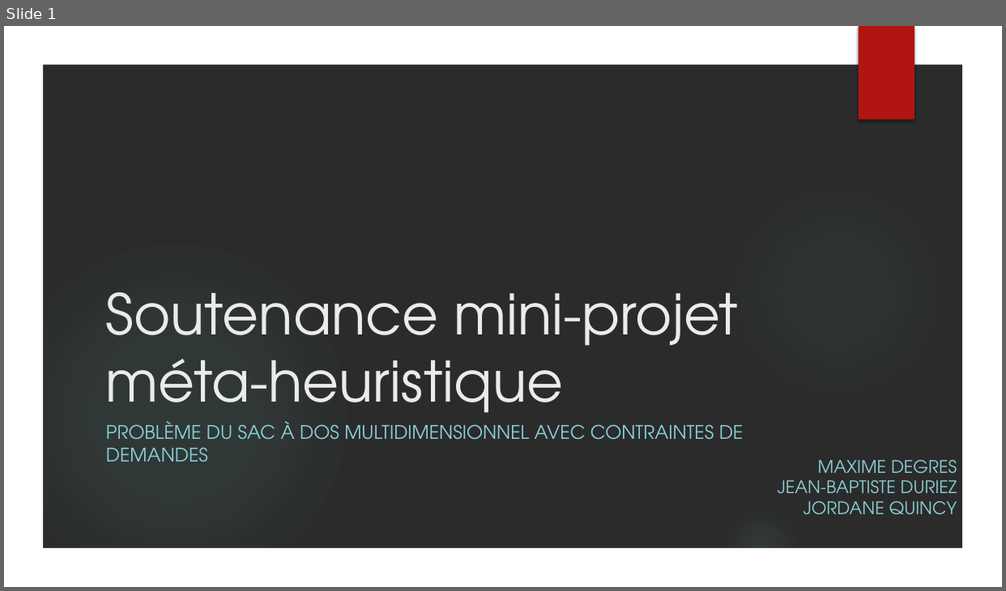
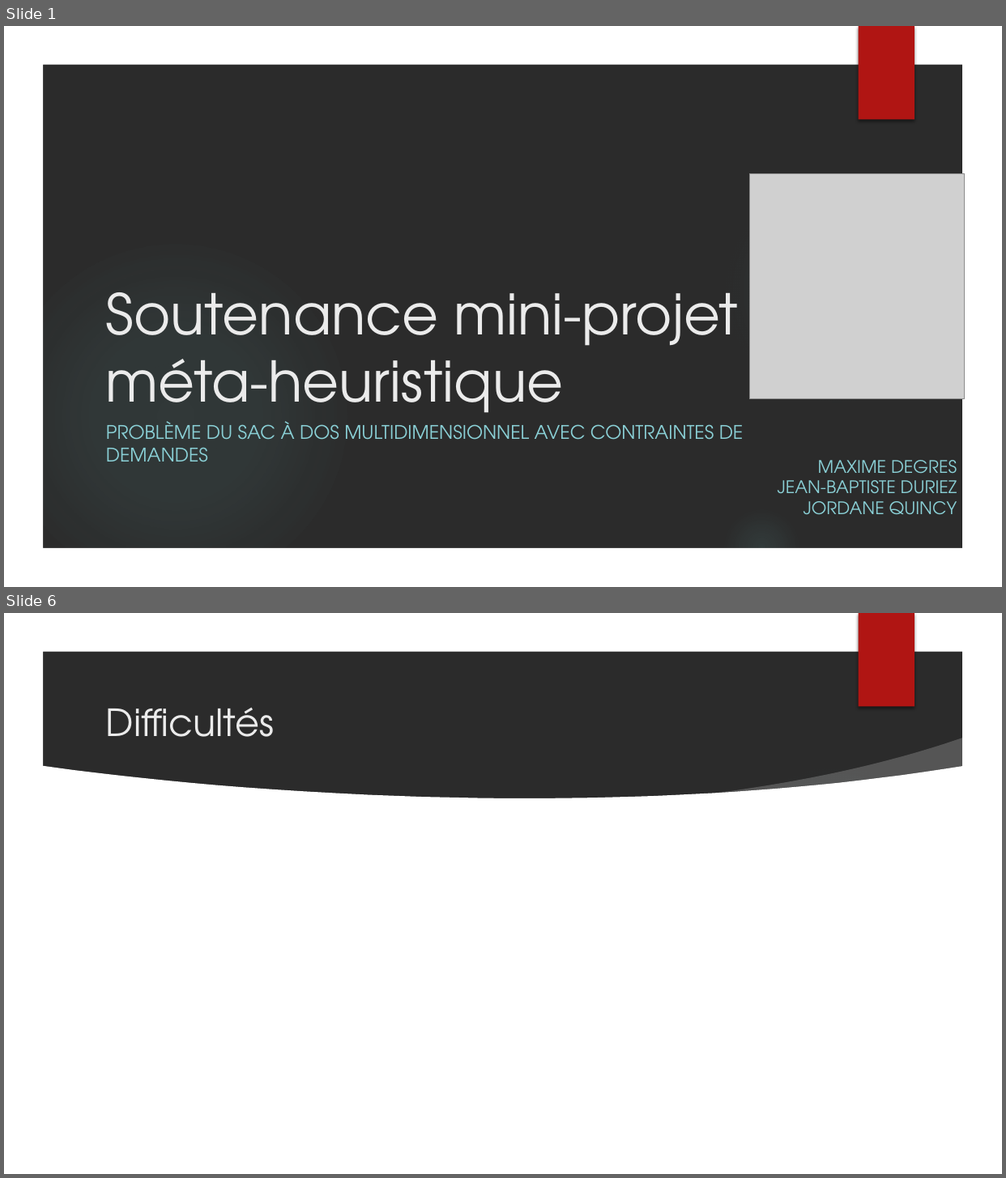
Before and after one commit to jordane-quincy/M2_MetaHeuristique, a slide deck: TP/Soutenance.pptx. Shown one above the other, each under a label of ours: slide 1 before the commit, slides 1 and 6 after it; the slides between them are not shown. The pictures are 1006x591 and 1006x1178 pixels, drawn with LibreOffice and Linux fonts; fonts in the diff are those of the drawing; grey boxes stand for pictures; background and template pictures are left out; a plain dark background stands for a picture behind light text. Boxes give left, top, right and bottom in pixels: in the first picture for what was removed or moved away, otherwise in the second. Text is boxed around its words. In the diff, an @@ line names an element or a change of style, - is before the commit and + after.

```diff
--- a/TP/Soutenance.pptx
+++ b/TP/Soutenance.pptx
@@ slide 6 added at (4, 613, 1002, 1174), background picture (left out); not listed: 5 template elements that a slide beside it also shows @@
@@ title added at (106, 708, 274, 737), 36 pt, text #EBEBEB @@
+Difficultés
@@ freeform shape added at (698, 738, 971, 820), fill #FFFFFF at 20% opacity @@
@@ freeform shape added at (41, 766, 965, 1137), fill #FFFFFF @@
@@ slide 1 changed as well @@
@@ picture added at (750, 173, 965, 399) @@
```
Also in this commit, not shown: 5 other slides added.
